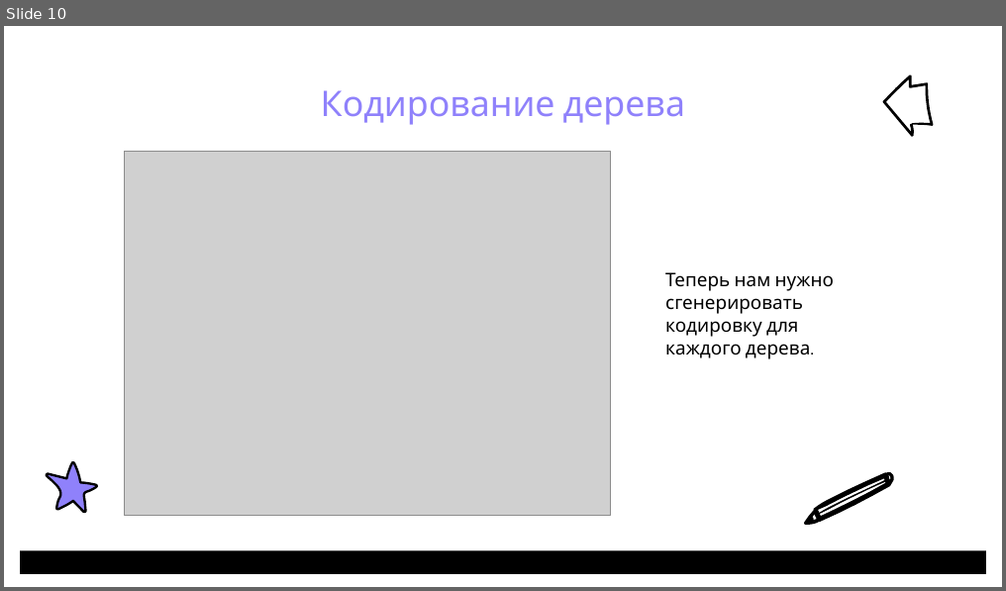
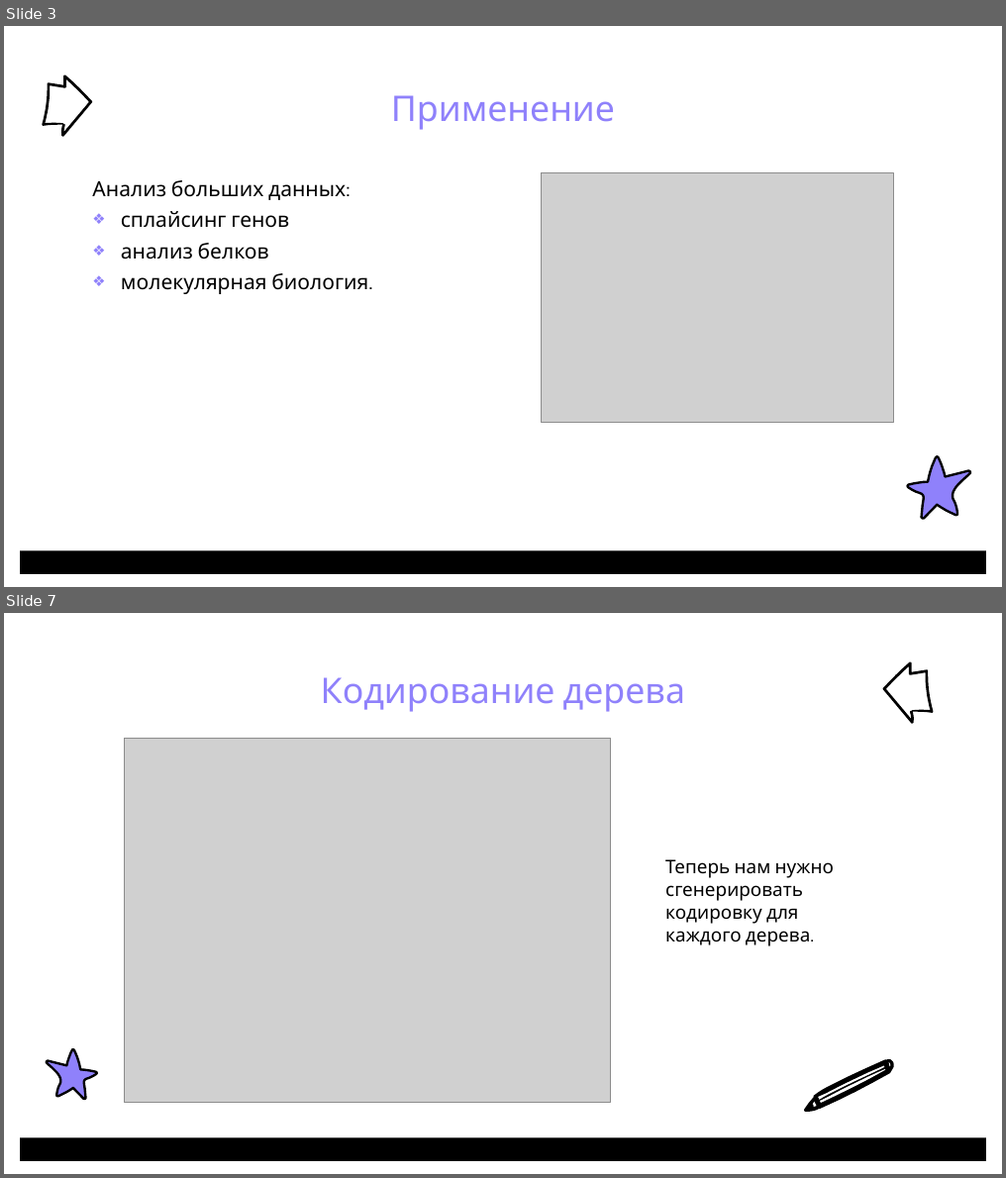
Before and after one commit to PufMe/isomorphic, a slide deck: docs/Изоморфизм деревьев_ПоповаС.О..pptx. Shown one above the other, each under a label of ours: slide 10 before the commit, slides 3 and 7 after it; the slides between them are not shown. The pictures are 1006x591 and 1006x1178 pixels, drawn with LibreOffice and Linux fonts; fonts in the diff are those of the drawing; grey boxes stand for pictures; background and template pictures are left out. Boxes give left, top, right and bottom in pixels: in the first picture for what was removed or moved away, otherwise in the second. Text is boxed around its words. In the diff, an @@ line names an element or a change of style, - is before the commit and + after.

```diff
--- a/docs/Изоморфизм деревьев_ПоповаС.О..pptx
+++ b/docs/Изоморфизм деревьев_ПоповаС.О..pptx
@@ slide 3 added at (4,26,1002,587), background #FFFFFF; not listed: 1 template element that a slide beside it also shows @@
@@ freeform shape added at (43,76,92,137), fill #000000 @@
@@ title added at (391,95,615,130), 34 pt, text #8F81FB @@
+Применение
@@ picture added at (541,173,894,423) @@
@@ text added at (92,180,368,294), 20 pt, text #000000 @@
+Анализ больших данных:
+❖ сплайсинг генов
+❖ анализ белков
+❖ молекулярная биология.
@@ freeform shape added at (908,458,970,519), fill #8F81FB, outline #000000 2.25 pt @@
@@ what was slide 10 is now slide 7 @@
```
Also in this commit, not shown: 6 slides changed, 3 other slides added, 22 slides removed, 1 other file.
